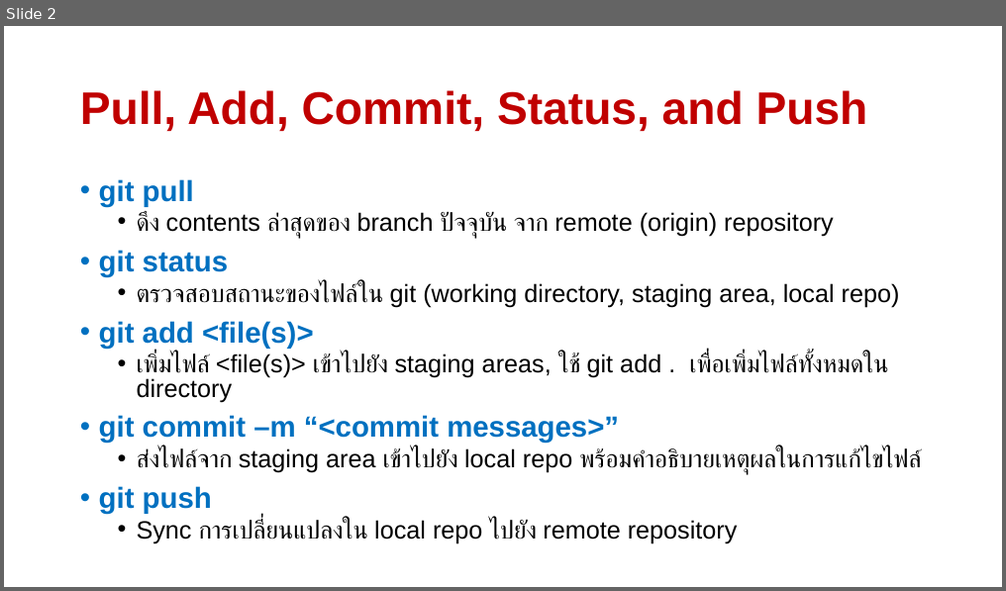
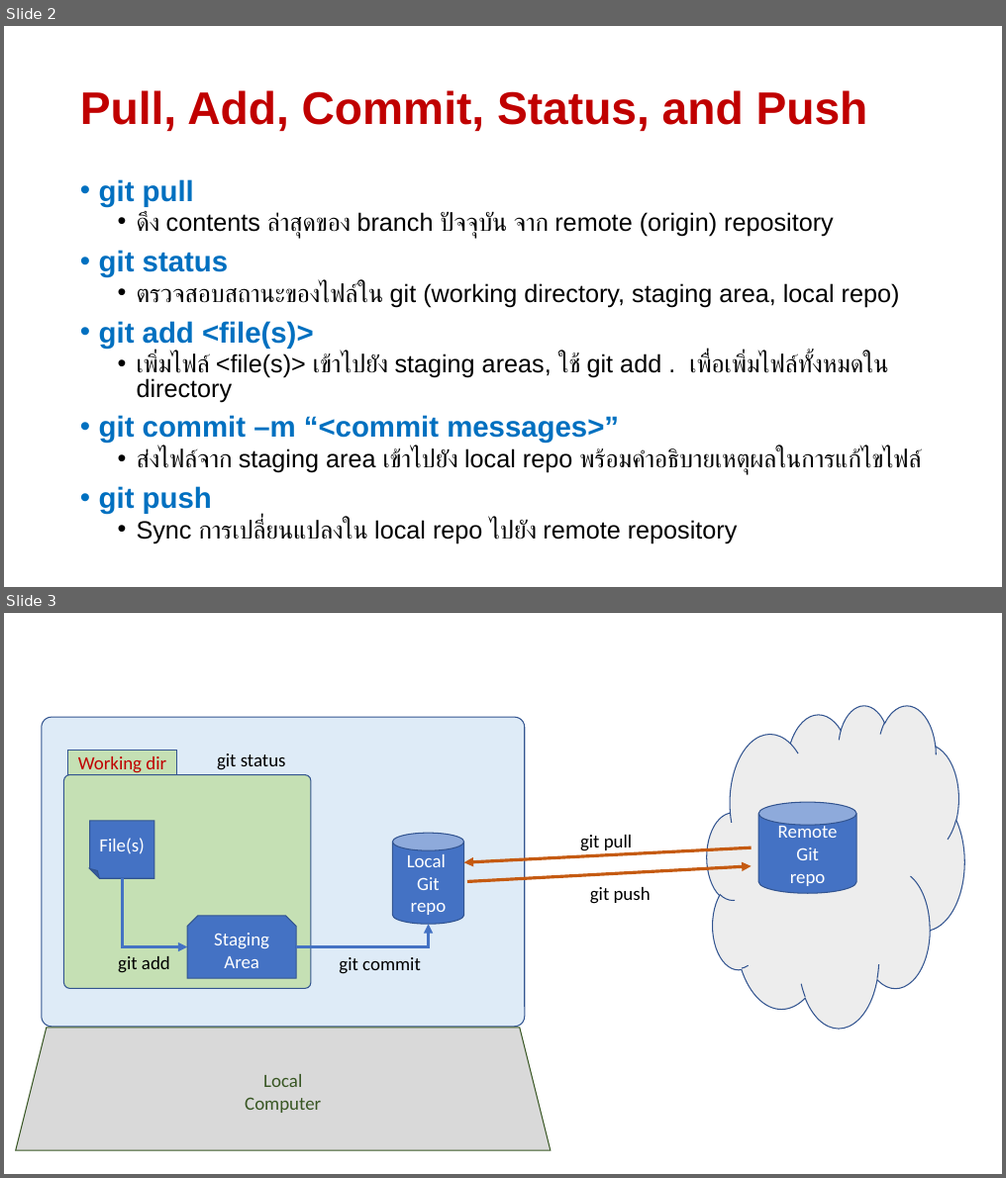
Before and after one commit to ComputerLab1-2564/Week-10, a slide deck: Favorite-Git-commands.pptx. Shown one above the other, each under a label of ours: slide 2 before the commit, slides 2 and 3 after it. The pictures are 1006x591 and 1006x1178 pixels, drawn with LibreOffice and Linux fonts; fonts in the diff are those of the drawing. Boxes give left, top, right and bottom in pixels: in the first picture for what was removed or moved away, otherwise in the second. Text is boxed around its words. In the diff, an @@ line names an element or a change of style, - is before the commit and + after.

```diff
--- a/Favorite-Git-commands.pptx
+++ b/Favorite-Git-commands.pptx
@@ slide 3 added at bbox=[4, 613, 1002, 1174], background #FFFFFF @@
@@ group added at bbox=[15, 705, 964, 1151]: 5 texts, 2 rounded rectangles, 2 cylinders, 2 elbow arrows, 2 arrows, 1 cloud, 1 rectangle, 1 folded corner, 1 snip same rect, 1 trapezoid @@
+Working dir
+git pull
+git status
+git add
+git commit
+Local
+Git
+repo
+File(s)
+Remote
+Git
+repo
+Staging
+Area
+Local
+Computer
+git push
```
Also in this commit, not shown: 1 other slide added.
